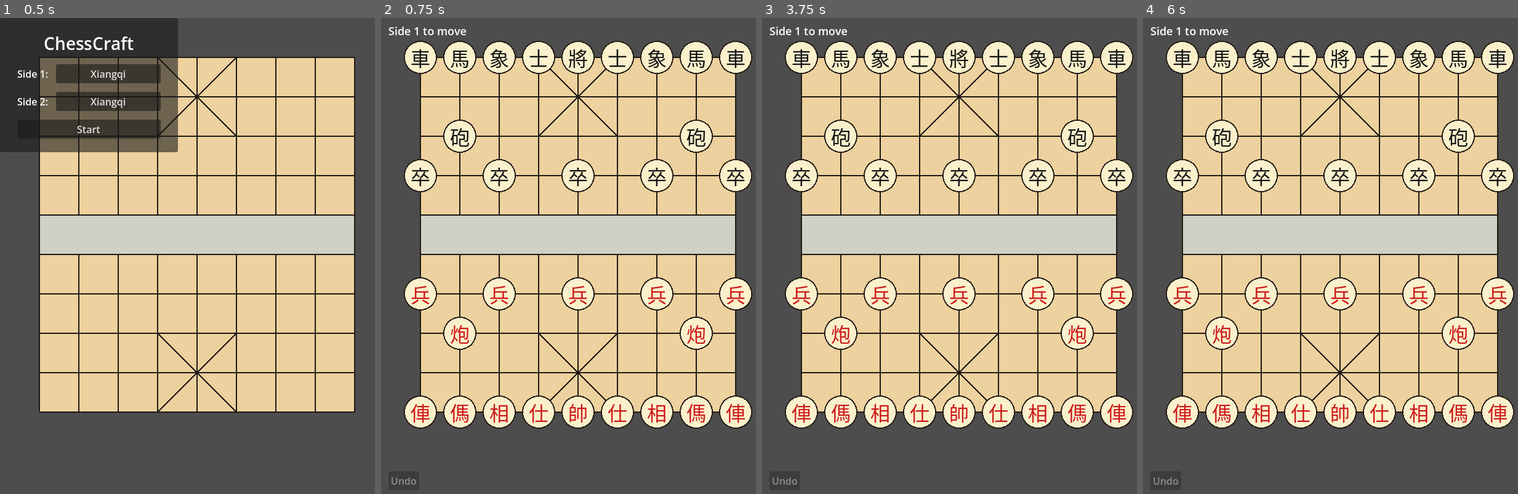
Above: before the commit, frames 1-4 (left to right).
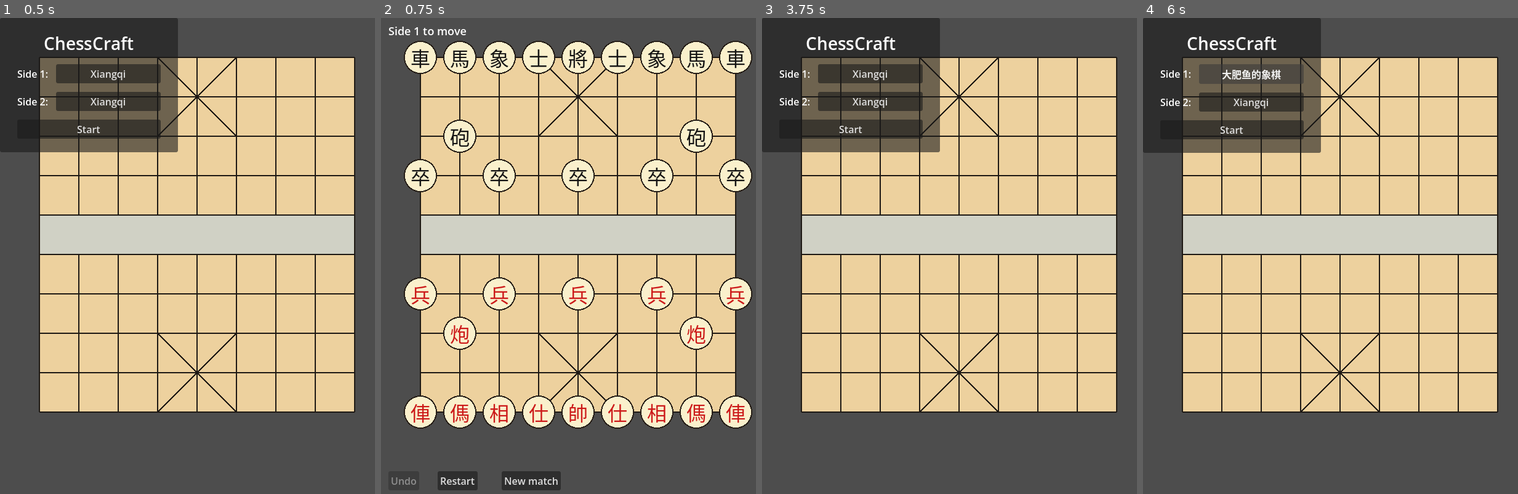
Above: after the commit, the same moments.

Repository: yzzhang-cs/chesscraft
Game: Godot game, scene res://scenes/main.tscn
The game is run twice, just before and just after one commit, with the same random seed, the same clock (stepped at 60 frames per second) and the same inputs.
Inputs (mouse positions are in pixels of both pictures, inside the frame that each line leads up to):
- Up to frame 1 (0.5 s): no input
- Up to frame 2 (0.75 s): click "Start" at 0.5 s
- Up to frame 3 (3.75 s): click (837, 479) at 1.25 s, where only the run after the commit has a clickable "Restart"; click (837, 479) at 2 s, where only the run after the commit has a clickable "Restart"; click (837, 479) at 2.75 s, where only the run after the commit has a clickable "Restart"; click (912, 479) at 3.5 s, where only the run after the commit has a clickable "New match"
- Up to frame 4 (6 s): click (1233, 127) at 4.25 s, where only the run after the commit has a clickable "Start"; click (1293, 479) at 5 s, where only the run after the commit has a clickable "New match"; click (1251, 75) at 5.75 s, where only the run after the commit has a clickable "Xiangqi"

Frame 1 is identical in both runs. In frame 2, 1.0% of the frame differs, in the area x 15-48%, y 95-100%; in frame 3, 26%; in frame 4, 26%, in the area x 0-100%, y 0-99%.

Commit message:
Add restart and new-match controls
Restart resets a match to its opening position via Match.restart(), clearing hands, undo history, and the winner. New match returns to the army-select menu and discards the current match. Both cancel a pending promotion prompt so a stale answer can't fire against a reset match. Adds tests/restart_test.gd.

Diff:
--- a/src/board/board_view.gd
+++ b/src/board/board_view.gd
@@ -70,6 +70,10 @@
 ## The move awaiting a promotion answer while the accept/decline dialog is open.
 var _pending_piece: Piece
 var _pending_point: Vector2i
+
+## The accept/decline dialog for an optional promotion, open while the player
+## decides. Tracked so it can be closed when the match is reset or replaced.
+var _promotion_dialog: ConfirmationDialog
 
 var _font: Font
 
@@ -306,24 +310,22 @@
 func _ask_promotion(piece: Piece, point: Vector2i) -> void:
 	_pending_piece = piece
 	_pending_point = point
-	var dialog := ConfirmationDialog.new()
-	dialog.title = "Promote?"
-	dialog.dialog_text = "Promote %s to %s?" % [piece.glyph(), Piece.promoted_glyph(piece.kind)]
-	dialog.ok_button_text = "Promote"
-	dialog.cancel_button_text = "Decline"
-	dialog.confirmed.connect(_on_promotion_confirmed.bind(dialog))
-	dialog.canceled.connect(_on_promotion_declined.bind(dialog))
-	add_child(dialog)
-	dialog.popup_centered()
-
-
-func _on_promotion_confirmed(dialog: ConfirmationDialog) -> void:
-	dialog.queue_free()
+	_promotion_dialog = ConfirmationDialog.new()
+	_promotion_dialog.title = "Promote?"
+	_promotion_dialog.dialog_text = "Promote %s to %s?" % [piece.glyph(), Piece.promoted_glyph(piece.kind)]
+	_promotion_dialog.ok_button_text = "Promote"
+	_promotion_dialog.cancel_button_text = "Decline"
+	_promotion_dialog.confirmed.connect(_on_promotion_confirmed)
+	_promotion_dialog.canceled.connect(_on_promotion_declined)
+	add_child(_promotion_dialog)
+	_promotion_dialog.popup_centered()
+
+
+func _on_promotion_confirmed() -> void:
 	_finish_promotion(true)
 
 
-func _on_promotion_declined(dialog: ConfirmationDialog) -> void:
-	dialog.queue_free()
+func _on_promotion_declined() -> void:
 	_finish_promotion(false)
 
 
@@ -333,14 +335,34 @@
 	var piece := _pending_piece
 	var point := _pending_point
 	_pending_piece = null
+	_pending_point = Vector2i.ZERO
+	_close_promotion_dialog()
 	_apply_move(piece, point, promote)
 
 
-## Clears any selection, so stale highlights do not survive undo or a move.
+## Cancels a pending promotion without applying the move, closing its prompt.
+## Called when the match is reset or replaced so a stale answer cannot apply to
+## the new position.
+func cancel_promotion() -> void:
+	_pending_piece = null
+	_pending_point = Vector2i.ZERO
+	_close_promotion_dialog()
+
+
+## Frees and forgets the promotion prompt, if one is open.
+func _close_promotion_dialog() -> void:
+	if _promotion_dialog != null:
+		_promotion_dialog.queue_free()
+		_promotion_dialog = null
+
+
+## Clears any selection and pending promotion, so stale highlights and prompts
+## do not survive undo, a move, a restart, or a new match.
 func clear_selection() -> void:
 	selected = null
 	_legal = []
 	_clear_hand_selection()
+	cancel_promotion()
 
 
 ## The shape comes from the owning side's army, so a Xiangqi piece captured and
--- a/src/main.gd
+++ b/src/main.gd
@@ -1,7 +1,9 @@
 extends Node2D
 ## Main scene root. Shows the army-select menu, then hosts the board view for
-## the started match with a turn indicator, a check flag, a win banner, and an
-## undo button. Side 1 always moves first (held in Match).
+## the started match with a turn indicator, a check flag, a win banner, and
+## Undo / Restart / New match controls. Side 1 always moves first (held in
+## Match). Restart resets the current match to its opening; New match returns
+## to the army-select menu to start a fresh match.
 
 @onready var board_view: BoardView = $BoardView
 @onready var menu_view: MenuView = $MenuView
@@ -15,14 +17,29 @@
 ## Reverts the last move.
 var _undo_button: Button
 
+## Resets the current match to its opening position for the same two armies.
+var _restart_button: Button
+
+## Returns to the army-select menu to start a fresh match.
+var _new_match_button: Button
+
 
 func _ready() -> void:
 	menu_view.started.connect(_on_match_started)
+	board_view.move_made.connect(_refresh_status)
 
 
 func _on_match_started(side1_army: Army.Type, side2_army: Army.Type) -> void:
 	board_view.match = Match.new(side1_army, side2_army)
-	board_view.move_made.connect(_refresh_status)
+	_build_match_controls()
+	menu_view.hide()
+	_refresh_status()
+	board_view.queue_redraw()
+
+
+## Creates the in-match status labels and controls. A new match tears these down
+## first (see _teardown_match_controls), so they are built once per match.
+func _build_match_controls() -> void:
 	_turn_label = _make_label(Vector2(12.0, 8.0), 18)
 	add_child(_turn_label)
 	_win_label = _make_label(Vector2(0.0, 32.0), 26)
@@ -30,14 +47,9 @@
 	_win_label.horizontal_alignment = HORIZONTAL_ALIGNMENT_CENTER
 	_win_label.add_theme_color_override("font_color", Color(0.55, 0.10, 0.10))
 	add_child(_win_label)
-	_undo_button = Button.new()
-	_undo_button.text = "Undo"
-	_undo_button.position = Vector2(12.0, 736.0)
-	_undo_button.pressed.connect(_on_undo_pressed)
-	add_child(_undo_button)
-	_refresh_status()
-	board_view.queue_redraw()
-	menu_view.queue_free()
+	_undo_button = _make_button("Undo", Vector2(12.0, 736.0), _on_undo_pressed)
+	_restart_button = _make_button("Restart", Vector2(92.0, 736.0), _on_restart_pressed)
+	_new_match_button = _make_button("New match", Vector2(196.0, 736.0), _on_new_match_pressed)
 
 
 func _make_label(pos: Vector2, font_size: int) -> Label:
@@ -47,15 +59,59 @@
 	return label
 
 
+func _make_button(text: String, pos: Vector2, callback: Callable) -> Button:
+	var button := Button.new()
+	button.text = text
+	button.position = pos
+	button.pressed.connect(callback)
+	add_child(button)
+	return button
+
+
 func _on_undo_pressed() -> void:
 	if board_view.match.undo():
-		board_view.clear_selection()
-		_refresh_status()
-		board_view.queue_redraw()
+		_refresh_board()
+
+
+## Resets the match to its opening position, clearing any selection and the win
+## banner so the same two armies start fresh with Side 1 to move.
+func _on_restart_pressed() -> void:
+	board_view.match.restart()
+	_refresh_board()
+
+
+## Clears any board selection, refreshes the status text, and repaints the
+## board after a state change.
+func _refresh_board() -> void:
+	board_view.clear_selection()
+	_refresh_status()
+	board_view.queue_redraw()
+
+
+## Abandons the current match and returns to the army-select menu.
+func _on_new_match_pressed() -> void:
+	_teardown_match_controls()
+	board_view.match = null
+	board_view.clear_selection()
+	board_view.queue_redraw()
+	menu_view.show()
+
+
+## Removes the in-match status labels and controls, discarding the win banner
+## and leaving the board empty until the next match starts.
+func _teardown_match_controls() -> void:
+	for node in [_turn_label, _win_label, _undo_button, _restart_button, _new_match_button]:
+		if node != null:
+			node.queue_free()
+	_turn_label = null
+	_win_label = null
+	_undo_button = null
+	_restart_button = null
+	_new_match_button = null
 
 
 ## Shows whose turn it is and whether the match is over. Called on match start,
-## after every move, and after undo.
+## after every move, and after undo or restart.
 func _refresh_status() -> void:
 	var m := board_view.match
 	if m.winner != 0:
--- a/src/rules/match.gd
+++ b/src/rules/match.gd
@@ -65,6 +65,19 @@
 func _init(side1_army: Army.Type, side2_army: Army.Type) -> void:
 	self.side1_army = side1_army
 	self.side2_army = side2_army
+	_place_opening()
+
+
+## Resets the match to its opening position for the same two armies: clears the
+## board, the hands, and the undo history, re-places every opening piece, and
+## returns the turn to Side 1. The winner/end state clears with the position.
+func restart() -> void:
+	clear()
+	_place_opening()
+
+
+## Places each side's opening pieces in absolute board coordinates.
+func _place_opening() -> void:
 	for placement in Openings.for_army(side1_army, 1):
 		place(Piece.new(1, side1_army, placement["kind"], placement["column"], placement["row"]))
 	for placement in Openings.for_army(side2_army, 2):
@@ -92,8 +105,8 @@
 
 
 ## Removes every piece, resetting the board, the hands, the turn (Side 1), and
-## the undo history. Used to build test positions and (later) to restart a
-## match.
+## the undo history. Used to build test positions; `restart()` re-places the
+## opening afterwards.
 func clear() -> void:
 	pieces.clear()
 	_pieces_by_point.clear()
--- /dev/null
+++ b/tests/restart_test.gd
@@ -0,0 +1,110 @@
+extends SceneTree
+## Headless test for restart: resetting a match to its opening position for the
+## same two armies, clearing hands and the undo history, and returning the turn
+## to Side 1 with no winner.
+##
+## Run with:
+##   godot_console --headless --path . --script res://tests/restart_test.gd
+
+
+func _initialize() -> void:
+	var failures: Array[String] = []
+
+	_restart_restores_opening(failures)
+	_restart_restores_captured_and_clears_hand(failures)
+	_restart_after_win(failures)
+
+	if failures.is_empty():
+		print("restart_test=PASS")
+		quit(0)
+	else:
+		for failure in failures:
+			printerr("restart_test=FAIL %s" % failure)
+		quit(1)
+
+
+## Restart returns every army pairing to its full opening layout. The board is
+## emptied first so a restart that failed to re-place the opening would fail.
+func _restart_restores_opening(failures: Array[String]) -> void:
+	for combo in [
+		[Army.Type.XIANGQI, Army.Type.XIANGQI],
+		[Army.Type.SHOGI, Army.Type.SHOGI],
+		[Army.Type.BIG_FAT_WHALE, Army.Type.BIG_FAT_WHALE],
+		[Army.Type.XIANGQI, Army.Type.SHOGI],
+		[Army.Type.SHOGI, Army.Type.XIANGQI],
+	]:
+		var m := Match.new(combo[0], combo[1])
+		m.clear()
+		m.restart()
+		_assert_opening(failures, m)
+		_assert_fresh_state(failures, m)
+
+
+## Restart restores a captured piece and empties a side's hand, proving that a
+## mid-match position is fully discarded.
+func _restart_restores_captured_and_clears_hand(failures: Array[String]) -> void:
+	var m := Match.new(Army.Type.SHOGI, Army.Type.XIANGQI)
+	m.clear()
+	var rook := _place(m, 1, Army.Type.SHOGI, Piece.Kind.SHOGI_ROOK, 1, 1)
+	_place(m, 2, Army.Type.XIANGQI, Piece.Kind.XIANGQI_SOLDIER, 1, 3)
+	_place(m, 1, Army.Type.SHOGI, Piece.Kind.SHOGI_KING, 5, 1)
+	_place(m, 2, Army.Type.XIANGQI, Piece.Kind.XIANGQI_GENERAL, 5, 10)
+	if not m.move(rook, 1, 3):
+		failures.append("restart: the capture should be legal")
+	elif m.hand1.size() != 1:
+		failures.append("restart: the Shogi capture should enter Side 1's hand")
+	m.restart()
+	_assert_opening(failures, m)
+	if not m.hand1.is_empty() or not m.hand2.is_empty():
+		failures.append("restart: both hands should be empty")
+	_assert_fresh_state(failures, m)
+
+
+## Restart clears a finished match (a win banner) back to an ongoing one.
+func _restart_after_win(failures: Array[String]) -> void:
+	var m := Match.new(Army.Type.XIANGQI, Army.Type.XIANGQI)
+	m.clear()
+	_place(m, 1, Army.Type.XIANGQI, Piece.Kind.XIANGQI_GENERAL, 4, 1)
+	_place(m, 2, Army.Type.XIANGQI, Piece.Kind.XIANGQI_CHARIOT, 9, 1)
+	_place(m, 2, Army.Type.XIANGQI, Piece.Kind.XIANGQI_SOLDIER, 4, 3)
+	if m.winner != 2:
+		failures.append("restart: the setup should be a Side 2 win, got winner=%d" % m.winner)
+	m.restart()
+	_assert_opening(failures, m)
+	_assert_fresh_state(failures, m)
+
+
+## Compares the match point by point against a freshly built match of the same
+## two armies, which is the canonical opening. Absolute opening correctness is
+## covered by openings_test.gd; this checks restart reaches that same position.
+func _assert_opening(failures: Array[String], m: Match) -> void:
+	var ref := Match.new(m.side1_army, m.side2_army)
+	if m.pieces.size() != ref.pieces.size():
+		failures.append("restart: expected %d pieces, got %d" % [ref.pieces.size(), m.pieces.size()])
+	for column in range(1, Board.COLUMNS + 1):
+		for row in range(1, Board.ROWS + 1):
+			var got := m.piece_at(column, row)
+			var want := ref.piece_at(column, row)
+			if (got == null) != (want == null):
+				failures.append("restart: point (%d,%d) occupancy differs" % [column, row])
+				continue
+			if got != null and (got.kind != want.kind or got.side != want.side or got.army != want.army):
+				failures.append("restart: point (%d,%d) piece differs" % [column, row])
+
+
+## The fresh-match invariants restart must restore.
+func _assert_fresh_state(failures: Array[String], m: Match) -> void:
+	if m.side_to_move != 1:
+		failures.append("restart: Side 1 should move first, got side_to_move=%d" % m.side_to_move)
+	if m.can_undo():
+		failures.append("restart: the undo history should be empty")
+	if m.winner != 0:
+		failures.append("restart: the winner should be 0, got %d" % m.winner)
+	if m.end_reason != "":
+		failures.append("restart: end_reason should be empty, got %s" % m.end_reason)
+
+
+func _place(m: Match, side: int, army: Army.Type, kind: Piece.Kind, column: int, row: int) -> Piece:
+	var piece := Piece.new(side, army, kind, column, row)
+	m.place(piece)
+	return piece
Not shown, changed: .scratch/chesscraft/issues/09-restart-match.md
Not shown, changed: .scratch/chesscraft/issues/10-new-match.md
